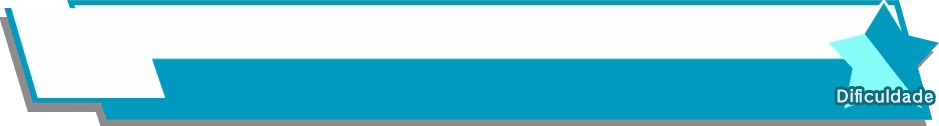
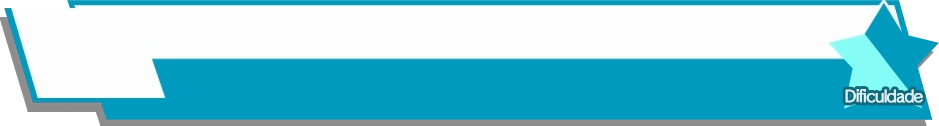
Before/after of a 939 x 126 layered artwork. What changed in the layer stack:
added layer "Dificuldade" (1st of 4) above "Dificuldade" over [845, 89, 923, 103]
hid "Dificuldade" (4th of 4) over [837, 89, 933, 103]
renamed "Camada 2" to "Camada 1", painted on it over [834, 79, 936, 111]
removed layer "Camada 1 copiar" over [834, 79, 936, 111]
